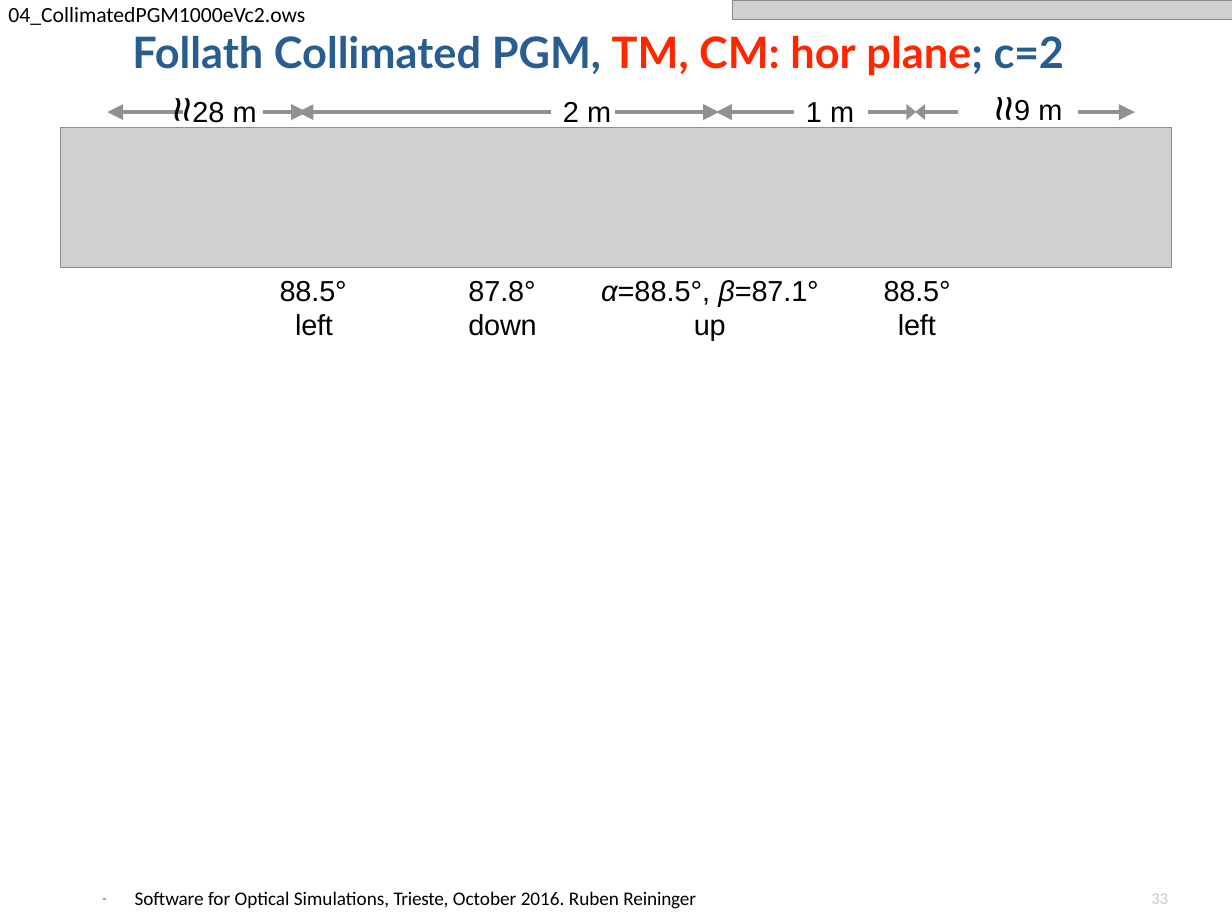
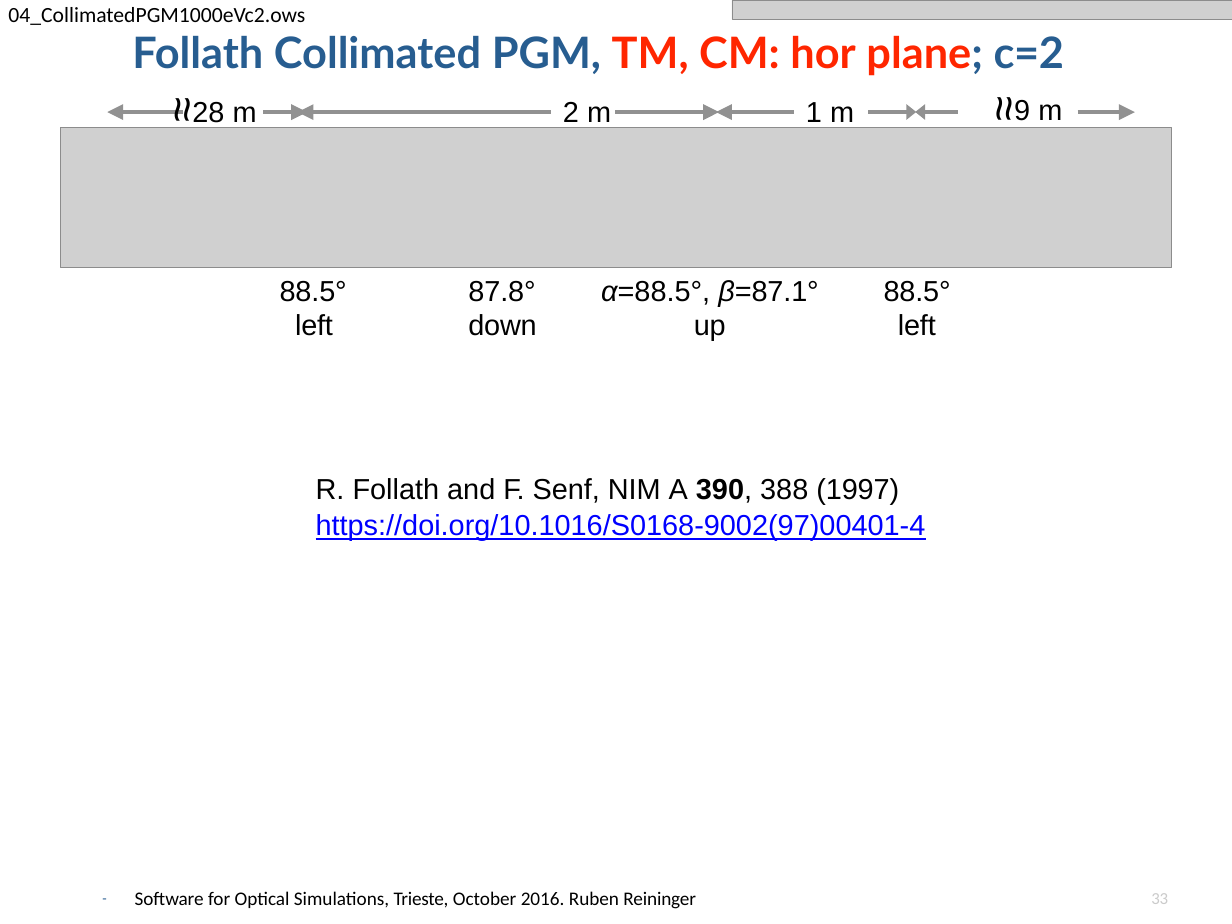
Before and after one commit to oasys-kit/oasys_school_eos26, a slide deck: slide 33 of srio/grating_simulations_reininger.pptx. Drawn at 1232x924 pixels with LibreOffice and Linux fonts; fonts in the diff are those of the drawing; grey boxes stand for pictures; background and template pictures are left out. Boxes give left, top, right and bottom in pixels: in the first picture for what was removed or moved away, otherwise in the second. Text is boxed around its words. In the diff, an @@ line names an element or a change of style, - is before the commit and + after.

```diff
--- a/srio/grating_simulations_reininger.pptx
+++ b/srio/grating_simulations_reininger.pptx
@@ text added at bbox=[316, 478, 926, 541], 24 pt, text #0000FF, underline @@
+R. Follath and F. Senf, NIM A 390, 388 (1997)
+https://doi.org/10.1016/S0168-9002(97)00401-4
```
Also in this commit, not shown: 3 other slides changed.
